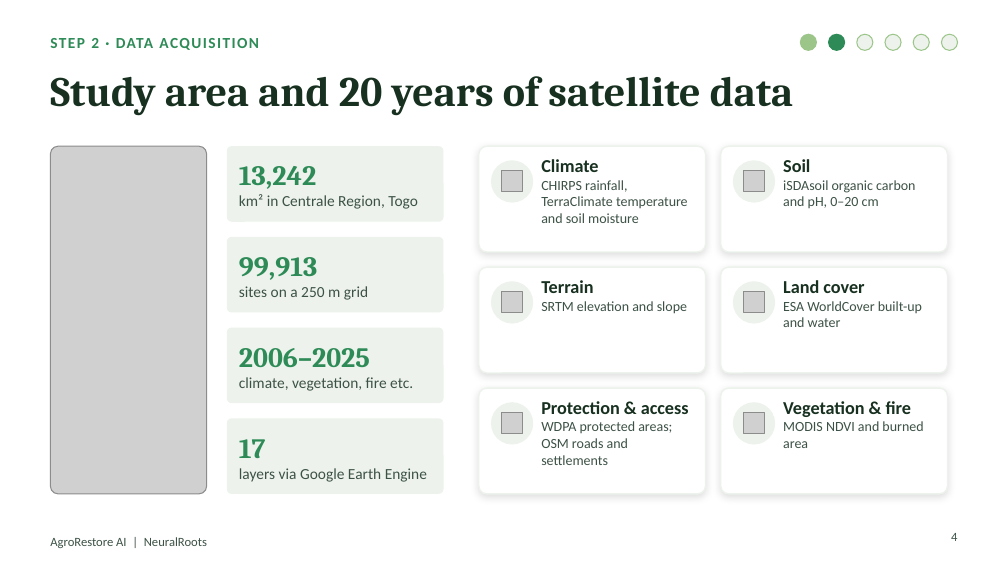
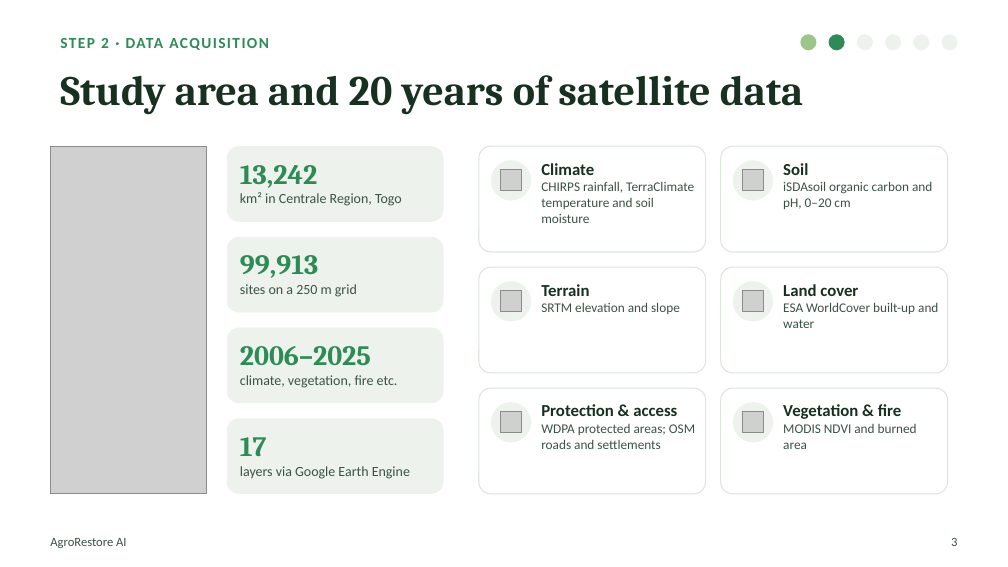
Before and after one commit to TypsonRS/ds-capstoneKSD, a slide deck: slide 3 of PROJECT_DATA_SCIENCE/presentation/AgroRestoreAI_DemoDay.pptx (slide 4 before the commit). Drawn at 1008x567 pixels with LibreOffice and Linux fonts; fonts in the diff are those of the drawing; grey boxes stand for pictures. Boxes give left, top, right and bottom in pixels: in the first picture for what was removed or moved away, otherwise in the second. Text is boxed around its words. In the diff, an @@ line names an element or a change of style, - is before the commit and + after.

```diff
--- a/PROJECT_DATA_SCIENCE/presentation/AgroRestoreAI_DemoDay.pptx
+++ b/PROJECT_DATA_SCIENCE/presentation/AgroRestoreAI_DemoDay.pptx
@@ outline #9CC58A 0.75 pt to none in 4 elements at (857,34,873,50), (885,34,901,50), (913,34,929,50), (941,34,958,50) @@
@@ text "Climate" at (541,163,694,223): size 13 to 12 pt in "Climate"; size 10 to 9.5 pt in "CHIRPS rainfall, TerraClimate temperature and soil moisture" @@
@@ text "Soil" at (783,163,932,209): size 13 to 12 pt in "Soil"; size 10 to 9.5 pt in "iSDAsoil organic carbon and pH, 0–20 cm" @@
@@ text at (240,192,402,206): size 11 to 10 pt in "km² in Centrale Region, Togo" @@
@@ text at (240,284,357,297): size 11 to 10 pt in "sites on a 250 m grid" @@
@@ text "Terrain" at (541,284,680,314): size 13 to 12 pt in "Terrain"; size 10 to 9.5 pt in "SRTM elevation and slope" @@
@@ text "Land cover" at (783,284,938,328): size 13 to 12 pt in "Land cover"; size 10 to 9.5 pt in "ESA WorldCover built-up and water" @@
@@ text at (240,375,398,388): size 11 to 10 pt in "climate, vegetation, fire etc." @@
@@ outline #EDF3EC 1 pt to #DDE5DC 0.75 pt; shadow off; proportions changed in 6 elements at (479,146,706,252), (721,146,948,252), (479,267,706,373), (721,267,948,373), (479,388,706,494), (721,388,948,494) @@
@@ proportions changed in 4 elements at (227,146,444,222), (227,237,444,312), (227,328,444,403), (227,418,444,494) @@
@@ text "Protection & access" at (541,404,695,449): size 13 to 12 pt in "Protection & access"; size 10 to 9.5 pt in "WDPA protected areas; OSM roads and settlements" @@
@@ text "Vegetation & fire" at (783,404,917,449): size 13 to 12 pt in "Vegetation & fire"; size 10 to 9.5 pt in "MODIS NDVI and burned area" @@
@@ vertical alignment middle to top in 6 elements at (60,38,269,50), (60,75,803,115), (240,165,402,206), (240,346,398,388), (240,255,357,297), (240,437,410,479) @@
@@ text at (240,466,410,479): size 11 to 10 pt @@
@@ text removed at (50,537,207,548) @@
-AgroRestore AI | NeuralRoots
@@ text "3" at (951,538,957,546): vertical alignment top to middle @@
@@ text at (951,538,957,546): text changed @@
-4
+3
```
Also in this commit, not shown: 10 other slides changed, 8 slides removed.
